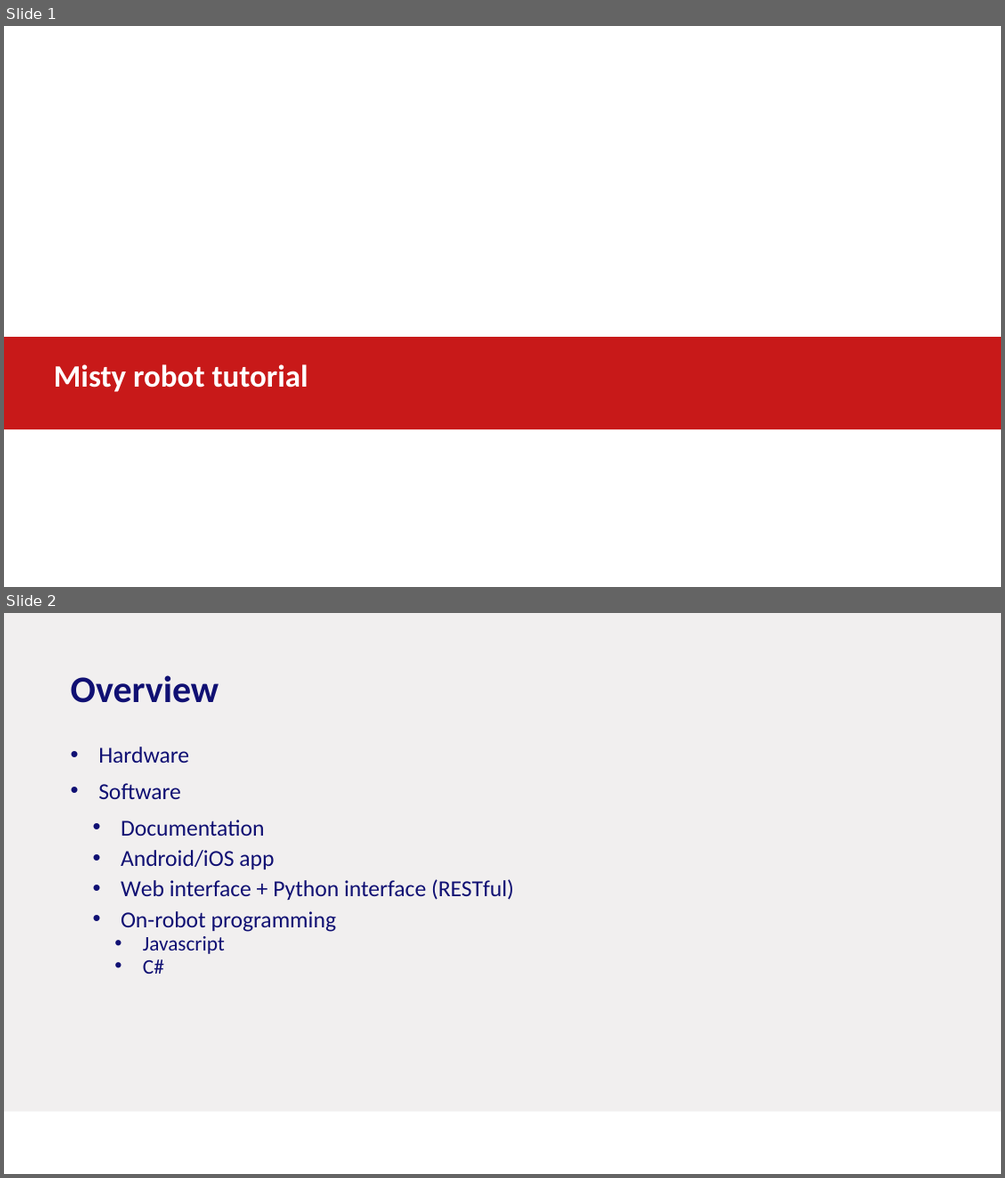
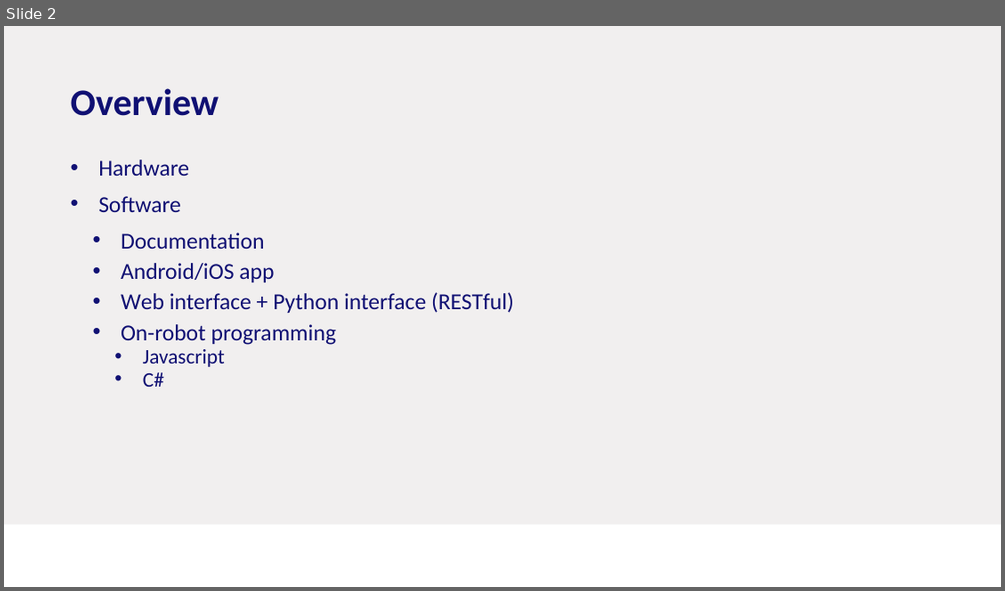
Before and after one commit to Rctue/nao-lib, a slide deck: Misty tutorial.pptx. Shown one above the other, each under a label of ours: slides 1 and 2 before the commit, slide 2 after it. The pictures are 1005x1178 and 1005x591 pixels, drawn with LibreOffice and Linux fonts; fonts in the diff are those of the drawing; background and template pictures are left out. Boxes give left, top, right and bottom in pixels: in the first picture for what was removed or moved away, otherwise in the second. Text is boxed around its words. In the diff, an @@ line names an element or a change of style, - is before the commit and + after.

```diff
--- a/Misty tutorial.pptx
+++ b/Misty tutorial.pptx
@@ slide 1 removed at (4, 26, 1001, 587), background #FFFFFF; not listed: 1 template element that a slide beside it also shows @@
@@ title removed at (4, 338, 1001, 430) @@
-Misty robot tutorial
```
Also in this commit, not shown: 1 slide added.
